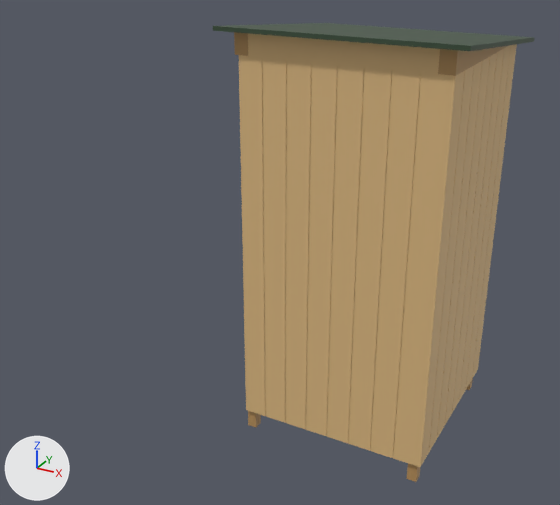
Renders of the glTF model site/contenu/modeles/meuble-balais.glb from each side of a commit.
Both versions are drawn from a camera (50 mm lens) standing at (1.68, -2.67, 2.31) and looking at (0.08, 0.23, 0.86). The lights are fixed; the arrows at lower left show +X, +Y and +Z. The first picture is the older version.

Names of what the first picture shows: 'Bandeau_Avant', 'Bardage_Avant', 'Bardage_Droit', 'Chevrons', 'Toit' and 1 more.
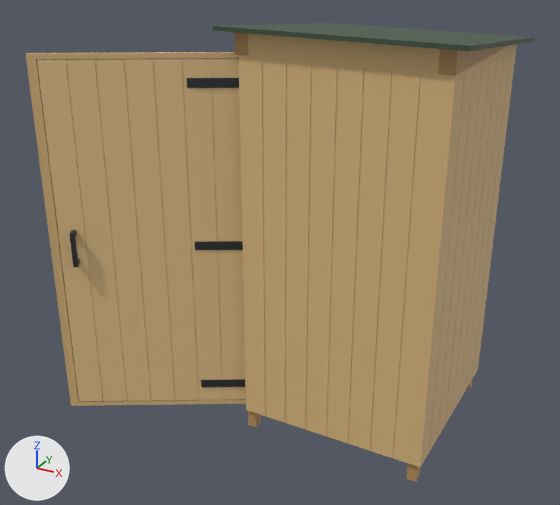
Boxes [x1, y1, x2, y2] around the edits, measured in the pictures (560 x 505 px):
'Porte_Vantail', added (beige): after [37, 58, 246, 401]
'Porte_Lattes', added: after [26, 52, 246, 406]
'Porte_Pentures', added: after [187, 78, 246, 387]
'Porte_Poignee', added: after [69, 230, 80, 267]

The change, as a list of edits to the scene's bpy script:
```text
Add mat_porte_vantail:
    mat_porte_vantail = principled_material('Porte_Vantail')
    mat_porte_vantail.base_color = (0.791, 0.552, 0.262)  # beige #e6c48c
    mat_porte_vantail.roughness = 0.55
Add mat_porte_poignee:
    mat_porte_poignee = principled_material('Porte_Poignee')
    mat_porte_poignee.base_color = (0.0222, 0.0242, 0.0296)  # dark grey #292b30
    mat_porte_poignee.roughness = 0.55
Add mat_porte_pentures:
    mat_porte_pentures = principled_material('Porte_Pentures')
    mat_porte_pentures.base_color = (0.0222, 0.0242, 0.0296)  # dark grey #292b30
    mat_porte_pentures.roughness = 0.55
Add mat_porte_lattes:
    mat_porte_lattes = principled_material('Porte_Lattes')
    mat_porte_lattes.base_color = (0.708, 0.479, 0.216)  # beige #dbb880
    mat_porte_lattes.roughness = 0.55
Add me_porte_vantail:
    me_porte_vantail.from_pydata(...)  # 56 vertices, 108 faces; spans x -0.36..0.36, y -0.21..0.21, z -0.82..0.82
    me_porte_vantail.materials.append(mat_porte_vantail)  # beige #e6c48c
Add me_porte_poignee:
    me_porte_poignee.from_pydata(...)  # 16 vertices, 28 faces; spans x -0.02..0.02, y -0.024..0.024, z -0.08..0.08
    me_porte_poignee.materials.append(mat_porte_poignee)  # dark grey #292b30
Add me_porte_pentures:
    me_porte_pentures.from_pydata(...)  # 24 vertices, 36 faces; spans x -0.109..0.109, y -0.064..0.064, z -0.743..0.743
    me_porte_pentures.materials.append(mat_porte_pentures)  # dark grey #292b30
Add me_porte_lattes:
    me_porte_lattes.from_pydata(...)  # 16 vertices, 32 faces; spans x -0.39..0.39, y -0.23..0.23, z -0.84..0.84
    me_porte_lattes.materials.append(mat_porte_lattes)  # beige #dbb880
Add ob_porte_vantail:
    ob_porte_vantail = bpy.data.objects.new('Porte_Vantail', me_porte_vantail)
    ob_porte_vantail.location = (-0.363, -0.149, 0.943)
Add ob_porte_poignee:
    ob_porte_poignee = bpy.data.objects.new('Porte_Poignee', me_porte_poignee)
    ob_porte_poignee.location = (-0.639, -0.345, 0.943)
Add ob_porte_pentures:
    ob_porte_pentures = bpy.data.objects.new('Porte_Pentures', me_porte_pentures)
    ob_porte_pentures.location = (-0.085, -0.001, 0.943)
Add ob_porte_lattes:
    ob_porte_lattes = bpy.data.objects.new('Porte_Lattes', me_porte_lattes)
    ob_porte_lattes.location = (-0.363, -0.149, 0.943)
```
